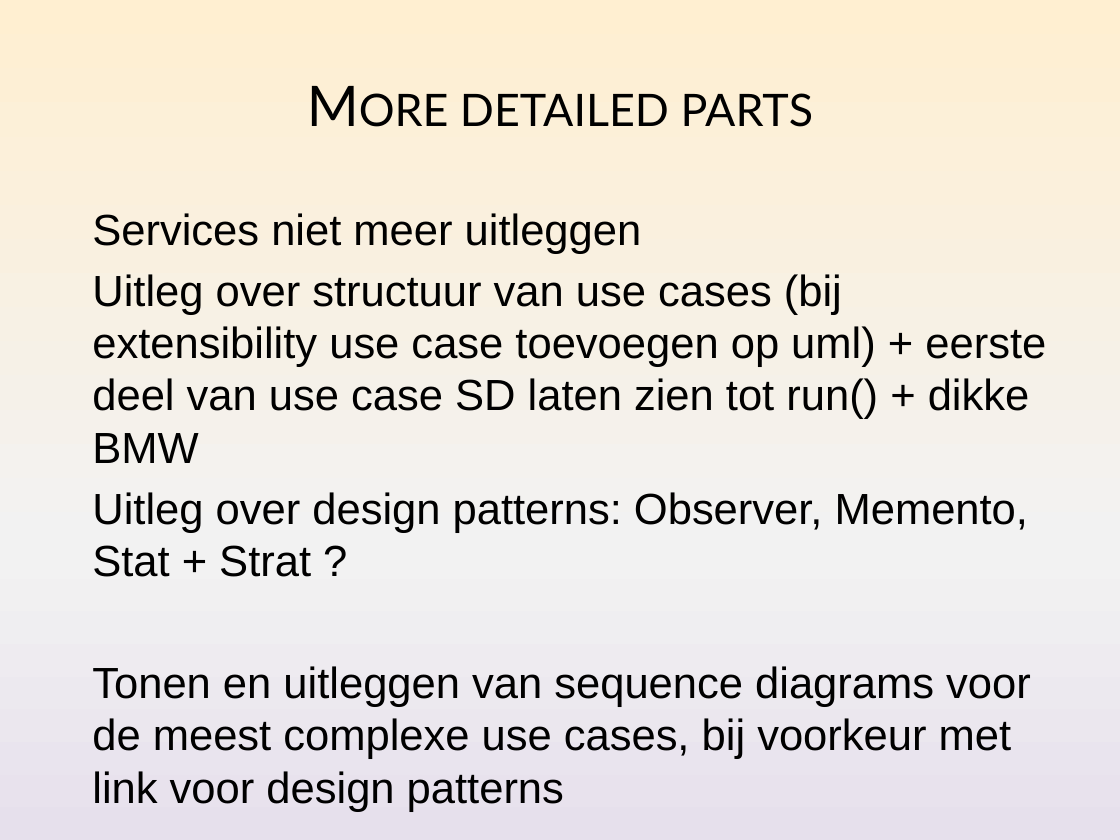
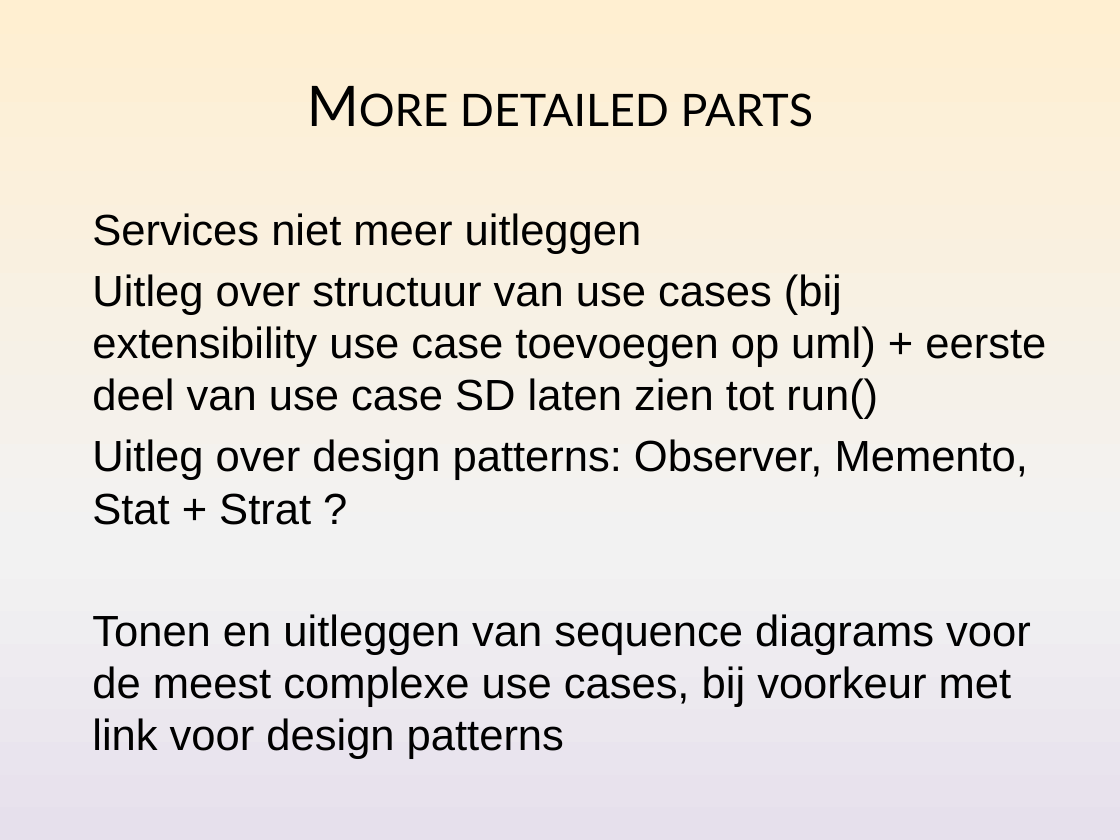
Before and after one commit to Nickelium/Software-Development, a slide deck: slide 3 of Presentaties/Iteratie 2/SWOP Presentatie 2 Inhoud.pptx. Drawn at 1120x840 pixels with LibreOffice and Linux fonts; fonts in the diff are those of the drawing. Boxes give left, top, right and bottom in pixels: in the first picture for what was removed or moved away, otherwise in the second. Text is boxed around its words. In the diff, an @@ line names an element or a change of style, - is before the commit and + after.

Commit message:
slides changed

```diff
--- a/Presentaties/Iteratie 2/SWOP Presentatie 2 Inhoud.pptx
+++ b/Presentaties/Iteratie 2/SWOP Presentatie 2 Inhoud.pptx
@@ text at (92, 274, 1046, 419): text changed @@
-Uitleg over structuur van use cases (bij extensibility use case toevoegen op uml) + eerste deel van use case SD laten zien tot run() + dikke BMW
+Uitleg over structuur van use cases (bij extensibility use case toevoegen op uml) + eerste deel van use case SD laten zien tot run()
```
Also in this commit, not shown: 2 slides added.
